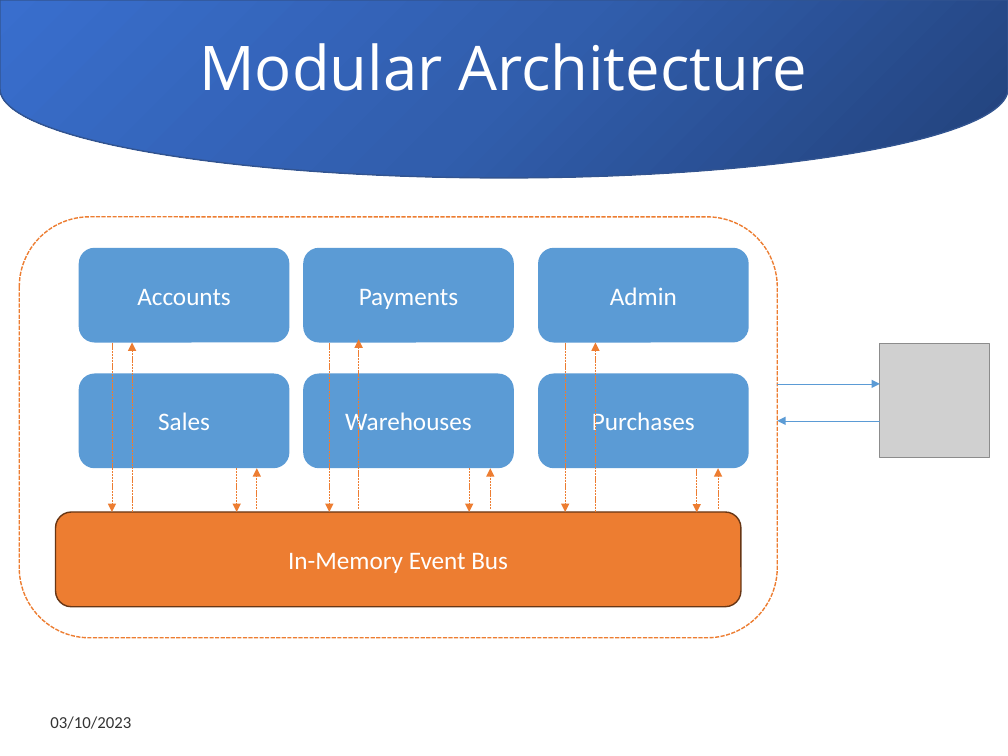
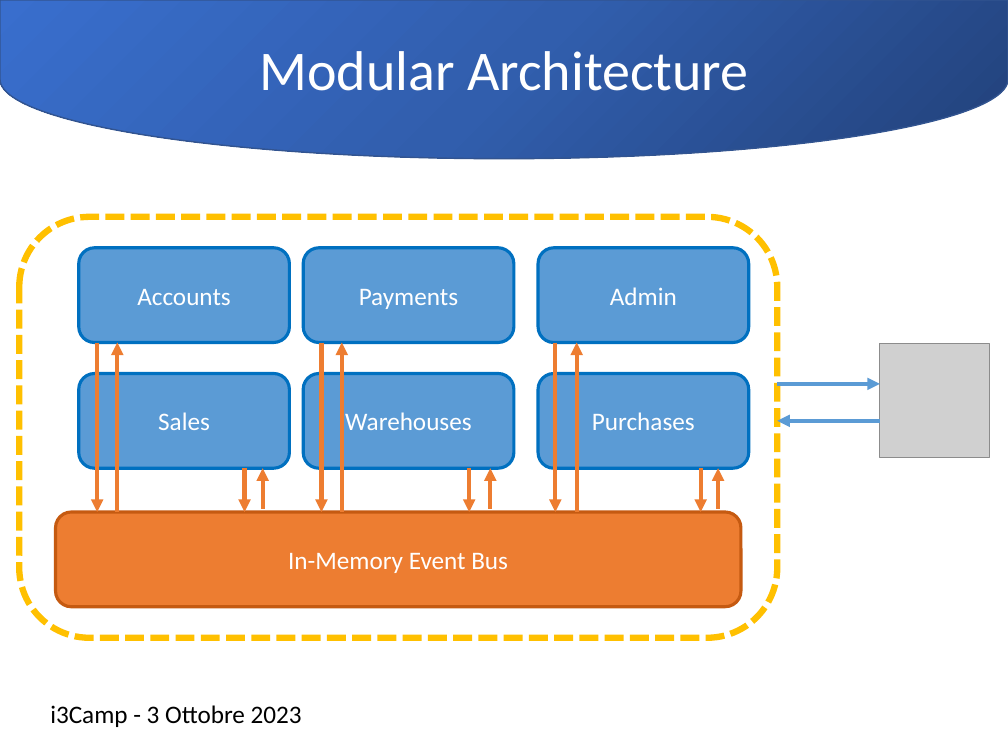
Before and after one commit to Ace68/slide, a slide deck: slide 8 of 2023/20231004-i3Camp/20231003-i3Camp.pptx. Drawn at 1008x756 pixels with LibreOffice and Linux fonts; fonts in the diff are those of the drawing; grey boxes stand for pictures; background and template pictures are left out. Boxes give left, top, right and bottom in pixels: in the first picture for what was removed or moved away, otherwise in the second. Text is boxed around its words. In the diff, an @@ line names an element or a change of style, - is before the commit and + after.

Commit message:
i3Camp 2023-10

```diff
--- a/2023/20231004-i3Camp/20231003-i3Camp.pptx
+++ b/2023/20231004-i3Camp/20231003-i3Camp.pptx
@@ flow chart delay "Modular Architecture" at (x1=0, y1=1, x2=1007, y2=159): size 44 to 40 pt, font Open Sans to Calibri; vertical alignment top to middle; fill none to gradient #23427A to #315EAD to #3A6FCE; outline none to #325491 1 pt; rotation 0 to 90 degrees @@
@@ flow chart delay removed at (x1=1, y1=0, x2=1008, y2=178) @@
@@ rounded rectangle at (x1=19, y1=217, x2=777, y2=638): outline #ED7D31 1 pt dashed to #FFC000 4.5 pt dashed @@
@@ arrow moved from (112, 343) - (112, 512) to (97, 343) - (97, 512) @@
@@ arrow (97, 343) - (97, 512): stroke #ED7D31 0.5 pt dashed to #ED7D31 3 pt @@
@@ arrow moved from (132, 512) - (132, 343) to (117, 512) - (117, 343) @@
@@ arrow (117, 512) - (117, 343): stroke #ED7D31 0.5 pt dashed to #ED7D31 3 pt @@
@@ arrow moved from (330, 343) - (330, 512) to (322, 343) - (322, 512) @@
@@ arrow (322, 343) - (322, 512): stroke #ED7D31 0.5 pt dashed to #ED7D31 3 pt @@
@@ arrow moved from (359, 509) - (359, 340) to (342, 512) - (342, 343) @@
@@ arrow (342, 512) - (342, 343): stroke #ED7D31 0.5 pt dashed to #ED7D31 3 pt @@
@@ arrow moved from (565, 343) - (565, 512) to (555, 343) - (555, 512) @@
@@ arrow (555, 343) - (555, 512): stroke #ED7D31 0.5 pt dashed to #ED7D31 3 pt @@
@@ arrow moved from (596, 512) - (596, 343) to (577, 512) - (577, 343) @@
@@ arrow (577, 512) - (577, 343): stroke #ED7D31 0.5 pt dashed to #ED7D31 3 pt @@
@@ outline none to #0070C0 2.25 pt in 6 elements at (x1=79, y1=248, x2=289, y2=343), (x1=303, y1=248, x2=514, y2=343), (x1=538, y1=248, x2=749, y2=343), (x1=79, y1=374, x2=289, y2=469), (x1=303, y1=374, x2=514, y2=469), (x1=538, y1=374, x2=749, y2=469) @@
@@ arrow (777, 384) - (880, 384): stroke #5B9BD5 0.5 pt to #5B9BD5 3 pt @@
@@ arrow (880, 421) - (777, 421): stroke #5B9BD5 0.5 pt to #5B9BD5 3 pt @@
@@ arrow moved from (237, 469) - (237, 512) to (245, 469) - (245, 512) @@
@@ arrow (245, 469) - (245, 512): stroke #ED7D31 0.5 pt dashed to #ED7D31 3 pt @@
@@ arrow moved from (257, 509) - (257, 469) to (263, 509) - (263, 469) @@
@@ arrow (263, 509) - (263, 469): stroke #ED7D31 0.5 pt dashed to #ED7D31 3 pt @@
@@ arrow (469, 469) - (469, 512): stroke #ED7D31 0.5 pt dashed to #ED7D31 3 pt @@
@@ arrow (490, 509) - (490, 469): stroke #ED7D31 0.5 pt dashed to #ED7D31 3 pt @@
@@ arrow moved from (697, 469) - (697, 512) to (701, 469) - (701, 512) @@
@@ arrow (701, 469) - (701, 512): stroke #ED7D31 0.5 pt dashed to #ED7D31 3 pt @@
@@ arrow (718, 509) - (718, 469): stroke #ED7D31 0.5 pt dashed to #ED7D31 3 pt @@
@@ rounded rectangle "In-Memory Event Bus" at (x1=55, y1=512, x2=741, y2=607): outline #683715 1 pt to #C55A11 2.25 pt @@
@@ text "i3Camp - 3 Ottobre 2023" at (x1=50, y1=705, x2=302, y2=727): vertical alignment middle to top @@
@@ text at (x1=50, y1=705, x2=302, y2=727): text changed; size 12 to 18 pt; text colour #000000 at 80% opacity to #000000 @@
-03/10/2023
+i3Camp - 3 Ottobre 2023
```
Also in this commit, not shown: 6 other slides changed, 5 slides added, 4 slides removed.
